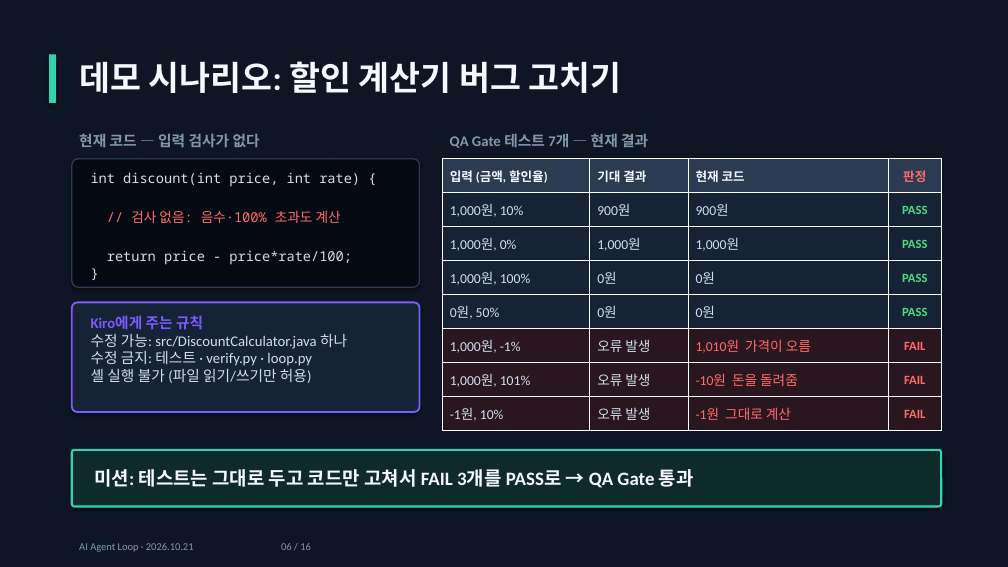
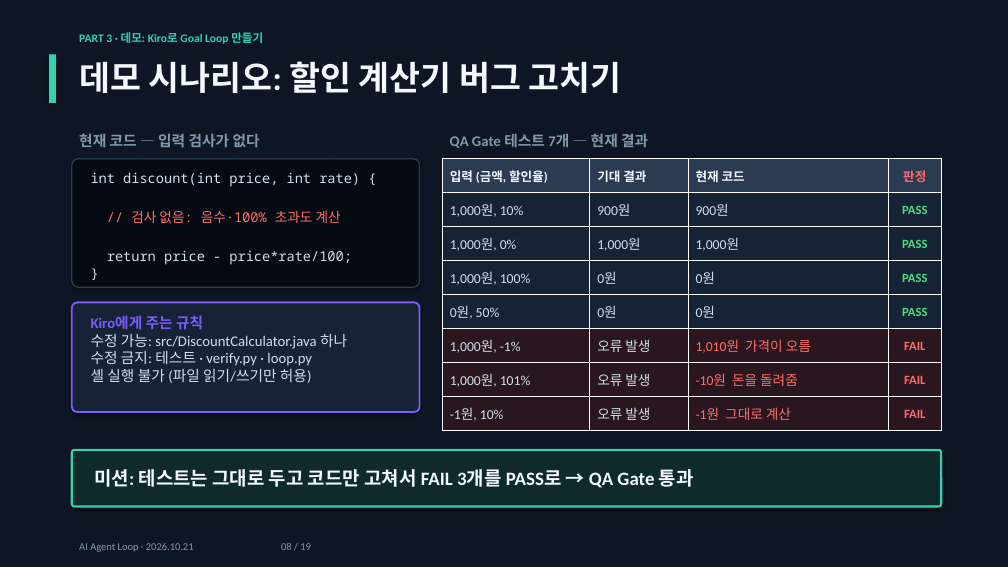
Before and after one commit to jaewon-i/kiro-agent-loop-demo, a slide deck: slide 8 of docs/AI_Agent_Loop.pptx (slide 6 before the commit). Drawn at 1008x567 pixels with LibreOffice and Linux fonts; fonts in the diff are those of the drawing. Boxes give left, top, right and bottom in pixels: in the first picture for what was removed or moved away, otherwise in the second. Text is boxed around its words. In the diff, an @@ line names an element or a change of style, - is before the commit and + after.

```diff
--- a/docs/AI_Agent_Loop.pptx
+++ b/docs/AI_Agent_Loop.pptx
@@ text added at (79,32,263,44), 11 pt, text #31D3B1, bold @@
+PART 3 · 데모: Kiro로 Goal Loop 만들기
```
Also in this commit, not shown: 10 other slides changed, 8 slides added, 5 slides removed.
